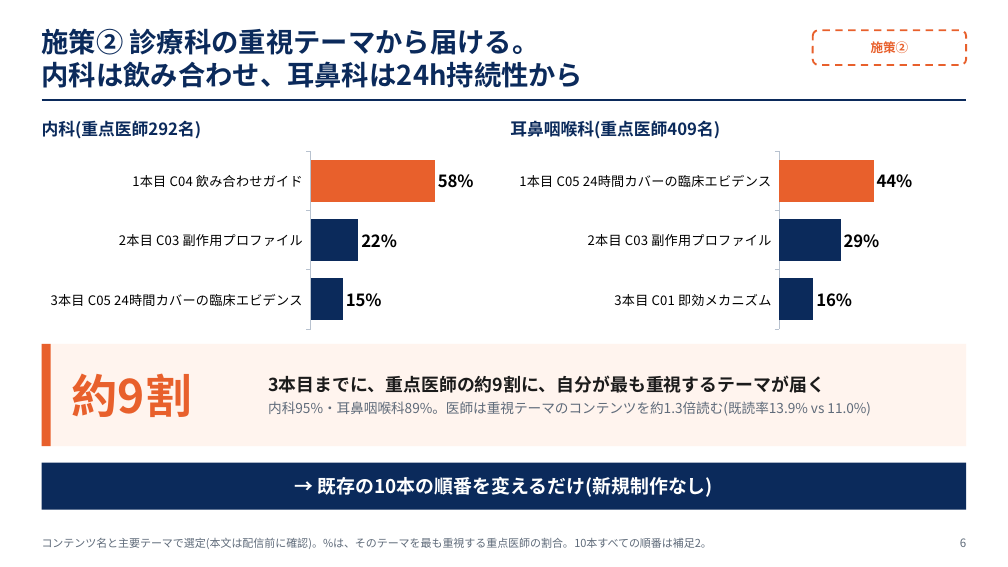
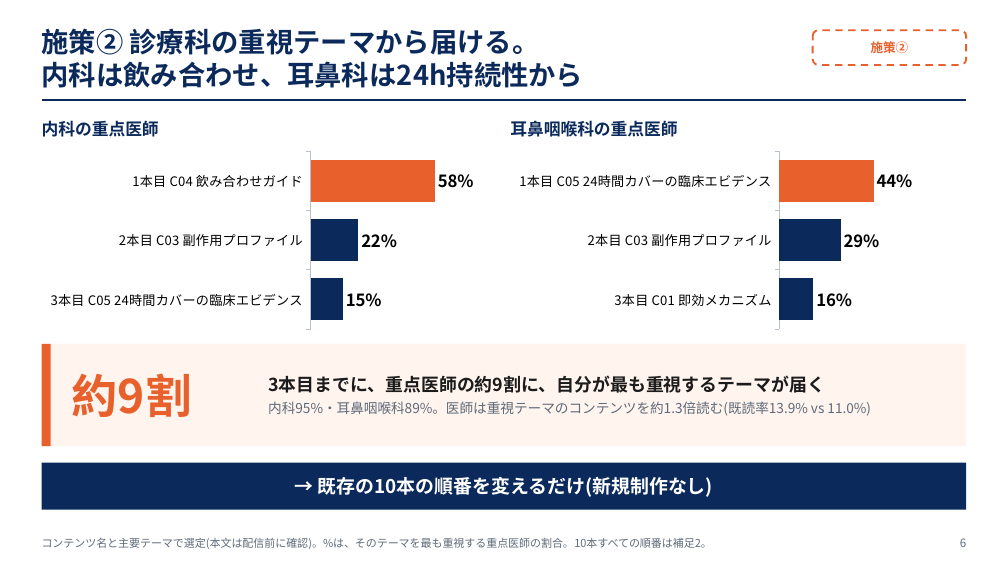
Before and after one commit to 266e202e-beep/m3, a slide deck: slide 6 of final_deliverables/v5/20261009_最終発表_v5.pptx. Drawn at 1008x567 pixels with LibreOffice and Linux fonts; fonts in the diff are those of the drawing. Boxes give left, top, right and bottom in pixels: in the first picture for what was removed or moved away, otherwise in the second. Text is boxed around its words. In the diff, an @@ line names an element or a change of style, - is before the commit and + after.

```diff
--- a/final_deliverables/v5/20261009_最終発表_v5.pptx
+++ b/final_deliverables/v5/20261009_最終発表_v5.pptx
@@ text at (42,120,159,137): text changed @@
-内科(重点医師292名)
+内科の重点医師
@@ text at (510,120,677,137): text changed @@
-耳鼻咽喉科(重点医師409名)
+耳鼻咽喉科の重点医師
```
Also in this commit, not shown: 8 other slides changed, 17 other files.
